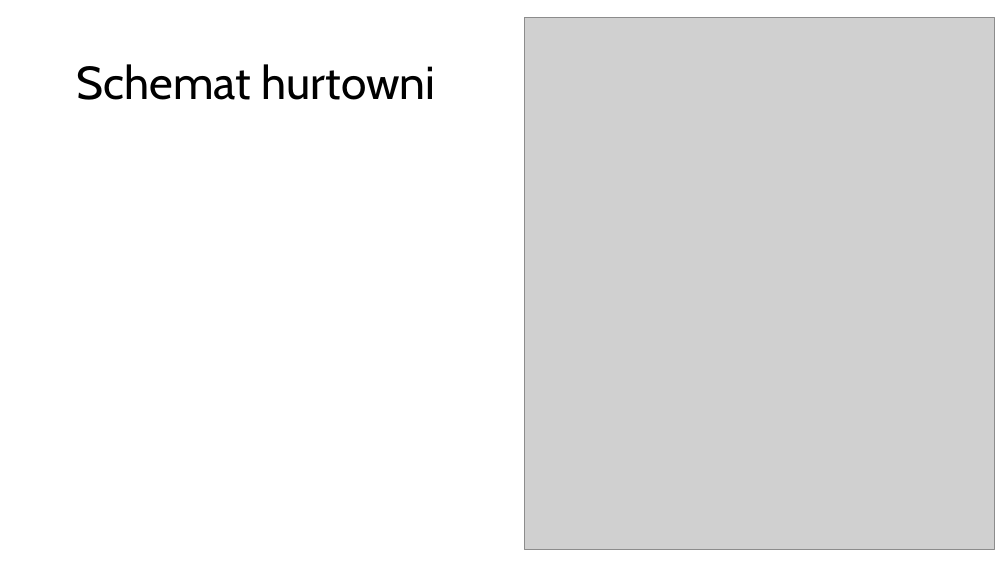
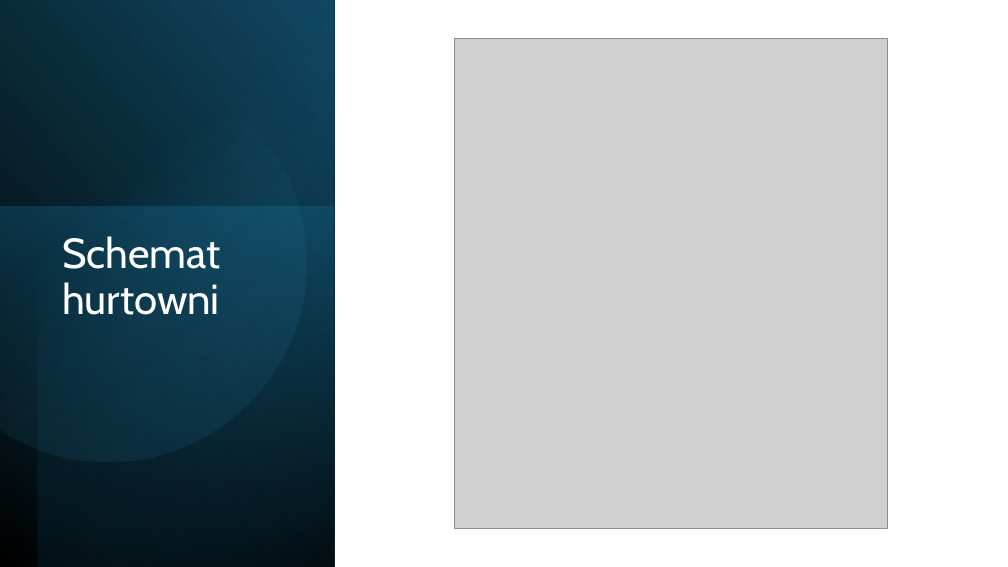
Before and after one commit to lmProgramming/uni-data-warehouse, a slide deck: slide 3 of project/stage04/Projekt hurtowni danych.pptx. Drawn at 1008x567 pixels with LibreOffice and Linux fonts; fonts in the diff are those of the drawing; grey boxes stand for pictures. Boxes give left, top, right and bottom in pixels: in the first picture for what was removed or moved away, otherwise in the second. Text is boxed around its words. In the diff, an @@ line names an element or a change of style, - is before the commit and + after.

```diff
--- a/project/stage04/Projekt hurtowni danych.pptx
+++ b/project/stage04/Projekt hurtowni danych.pptx
@@ rectangle added at bbox=[0, 0, 334, 567], fill gradient #000000 to #104862 @@
@@ rectangle added at bbox=[38, 0, 334, 567], fill gradient #000000 to #156082 @@
@@ freeform shape added at bbox=[0, 39, 342, 497], fill gradient #46B1E1 to #104862 @@
@@ picture: place and size @@
-picture at bbox=[525, 17, 995, 550]
+picture at bbox=[455, 39, 888, 529]
@@ rectangle added at bbox=[0, 207, 334, 567], fill gradient #156082 to #0B3041 @@
@@ title "Schemat hurtowni": place and size @@
-title "Schemat hurtowni" at bbox=[77, 64, 436, 100]
+title "Schemat hurtowni" at bbox=[62, 236, 220, 315]
@@ title "Schemat hurtowni" at bbox=[62, 236, 220, 315]: size 44 to 40 pt, text colour #000000 to #FFFFFF; vertical alignment middle to top @@
```
Also in this commit, not shown: 2 other slides changed, 4 slides added, 4 slides removed, 1 other file.
